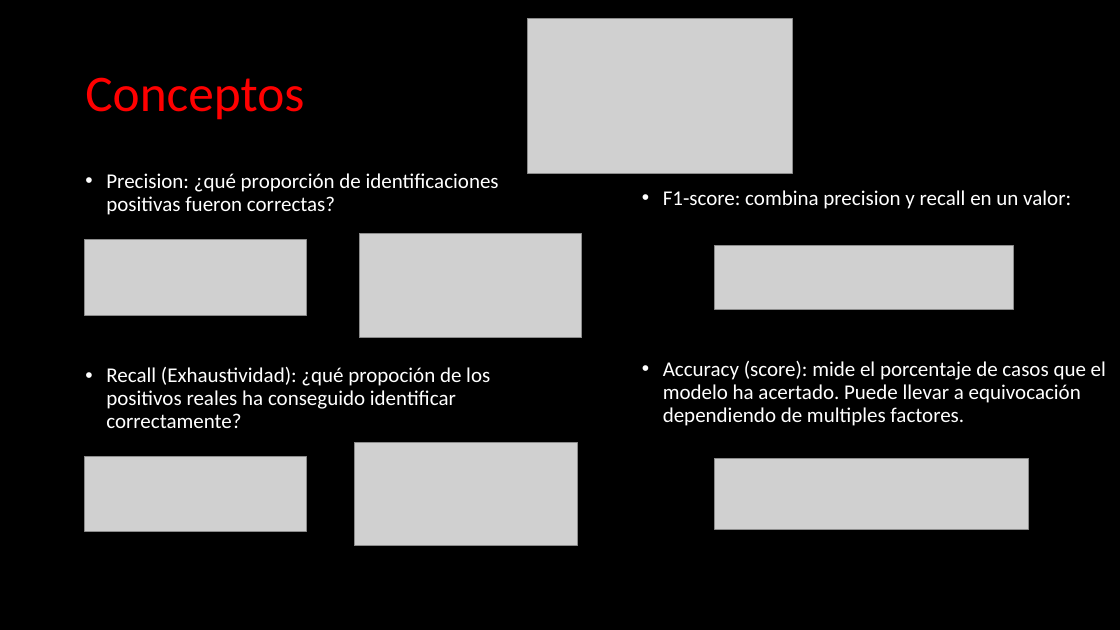
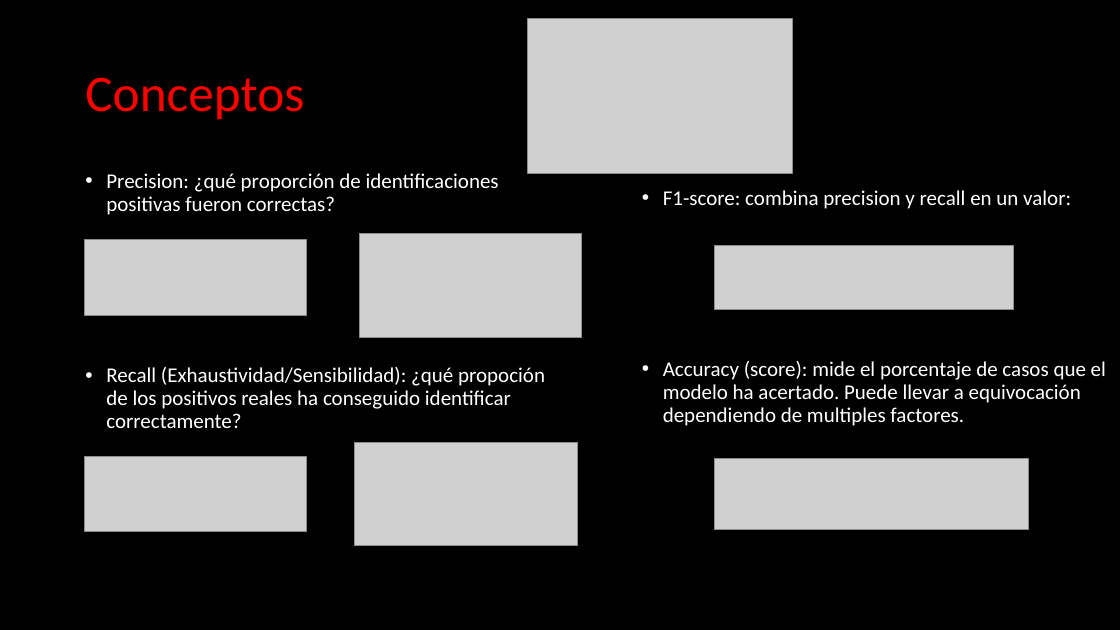
Before and after one commit to leo90rc/Leonardo.DataScience, a slide deck: slide 5 of week9_ML_svm_poly_norm/day5_ml_concepts_trees_ensembles/ml_concepts/Machine Learning - Concepts v2.pptx. Drawn at 1120x630 pixels with LibreOffice and Linux fonts; fonts in the diff are those of the drawing; grey boxes stand for pictures. Boxes give left, top, right and bottom in pixels: in the first picture for what was removed or moved away, otherwise in the second. Text is boxed around its words. In the diff, an @@ line names an element or a change of style, - is before the commit and + after.

```diff
--- a/week9_ML_svm_poly_norm/day5_ml_concepts_trees_ensembles/ml_concepts/Machine Learning - Concepts v2.pptx
+++ b/week9_ML_svm_poly_norm/day5_ml_concepts_trees_ensembles/ml_concepts/Machine Learning - Concepts v2.pptx
@@ text at [106, 367, 545, 428]: text changed @@
-• Recall (Exhaustividad): ¿qué propoción de los positivos reales ha conseguido identificar correctamente?
+• Recall (Exhaustividad/Sensibilidad): ¿qué propoción de los positivos reales ha conseguido identificar correctamente?
```
Also in this commit, not shown: 35 other files.
